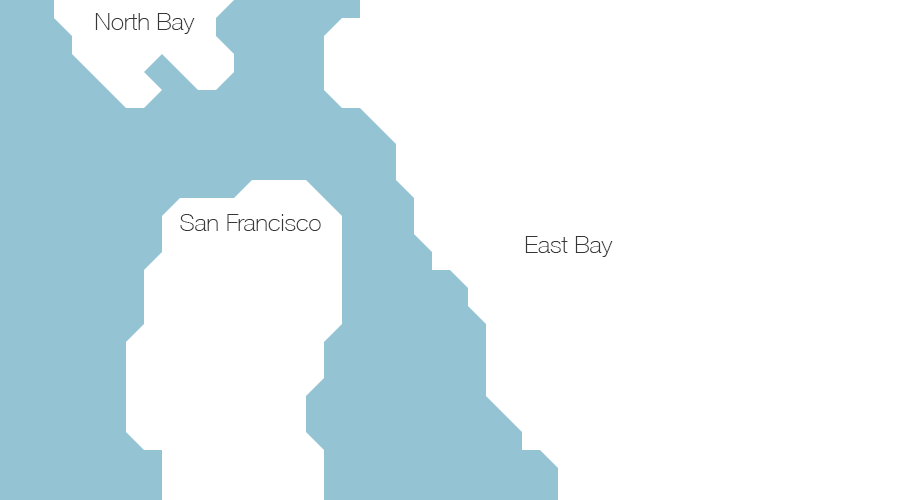
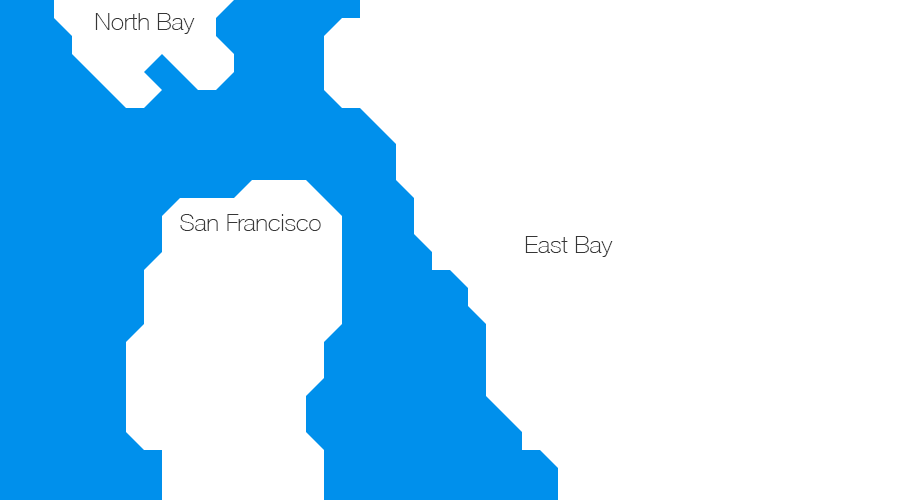
Layers edited between the first and the second 900 x 500 image:
renamed "Layer 6" to "water", painted on it over [0,0,558,500]
